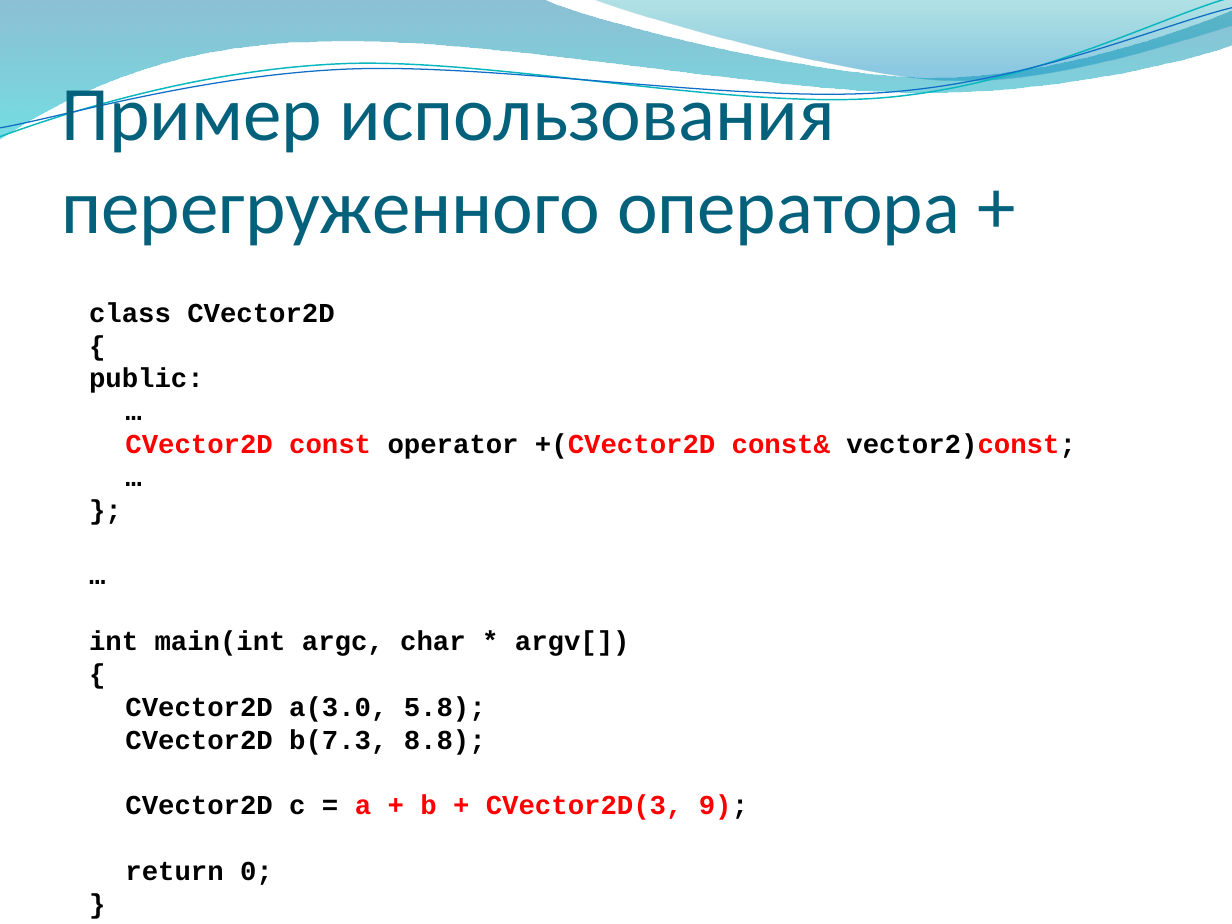
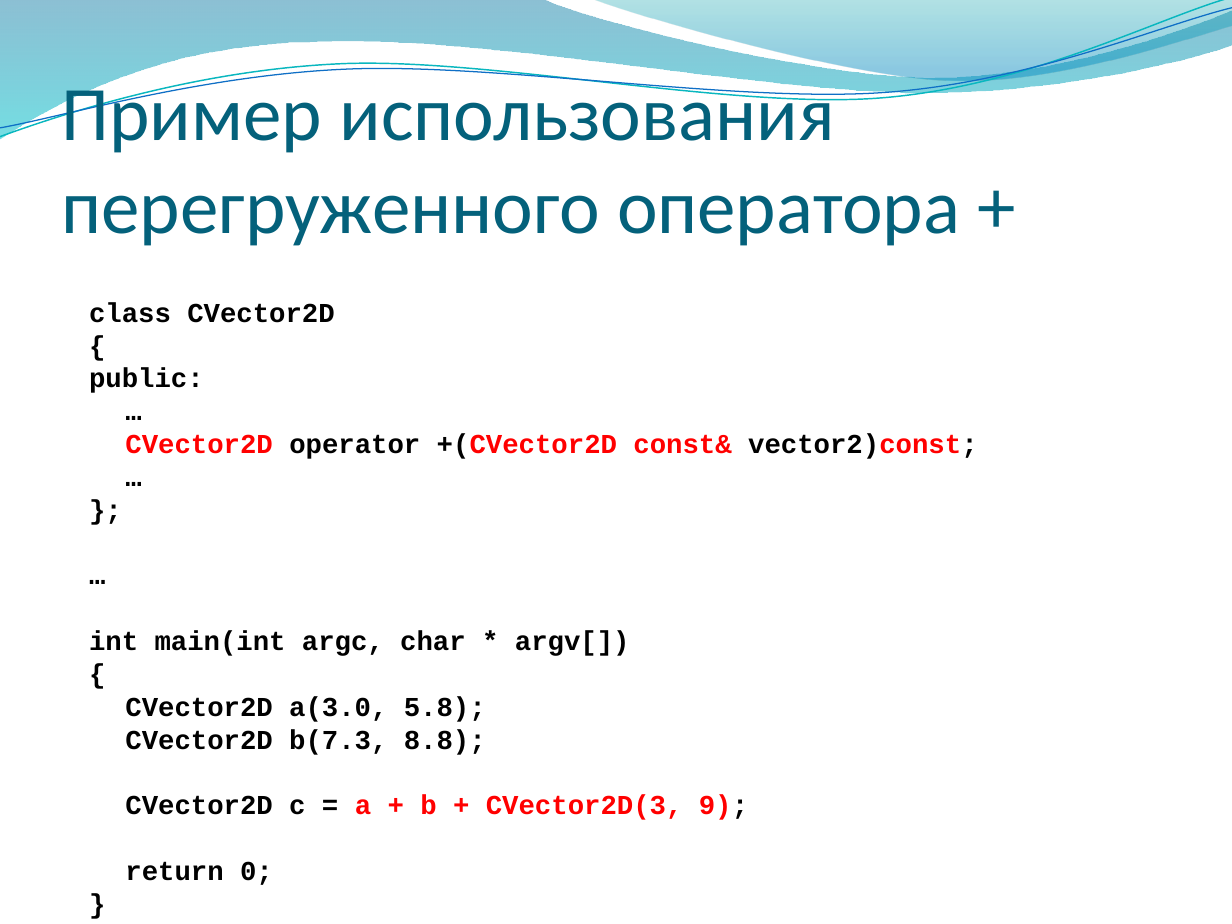
Before and after one commit to alexey-malov/oop, a slide deck: slide 19 of lectures/04/Дружественные функции и классы. Перегрузка операций.pptx. Drawn at 1232x924 pixels with LibreOffice and Linux fonts; fonts in the diff are those of the drawing; background and template pictures are left out. Boxes give left, top, right and bottom in pixels: in the first picture for what was removed or moved away, otherwise in the second. Text is boxed around its words. In the diff, an @@ line names an element or a change of style, - is before the commit and + after.

```diff
--- a/lectures/04/Дружественные функции и классы. Перегрузка операций.pptx
+++ b/lectures/04/Дружественные функции и классы. Перегрузка операций.pptx
@@ text at <box>125,434,978,459</box>: text changed @@
-CVector2D const operator +(CVector2D const& vector2)const;
+CVector2D operator +(CVector2D const& vector2)const;
```
Also in this commit, not shown: 14 other slides changed, 1 other file.
